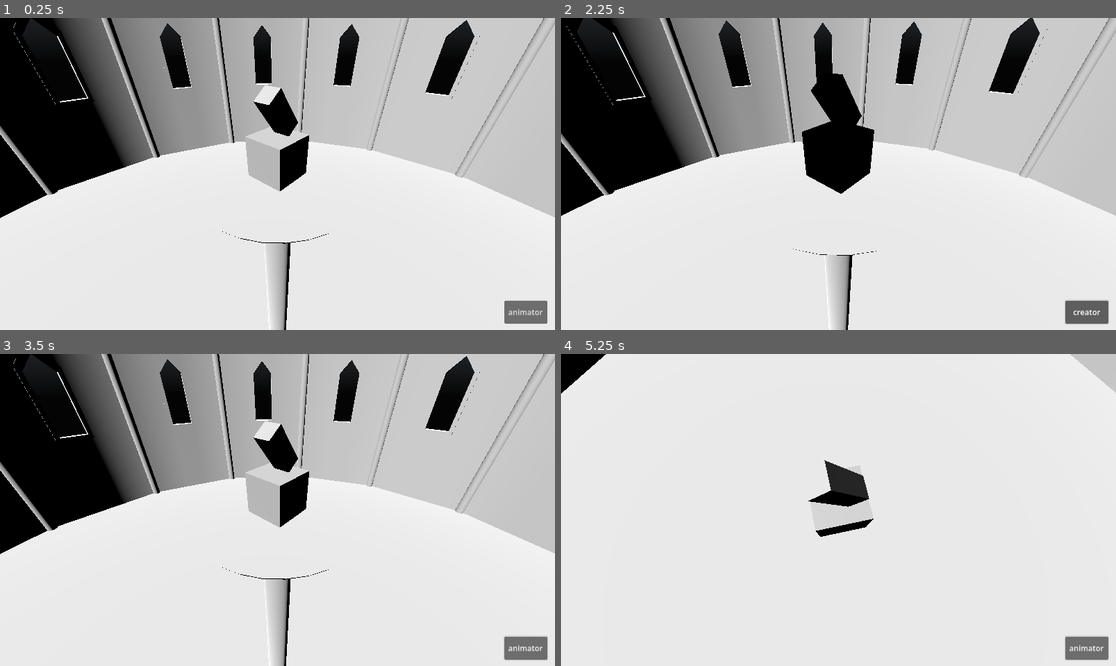
Above: before the commit, frames 1-4 (two rows, left to right).
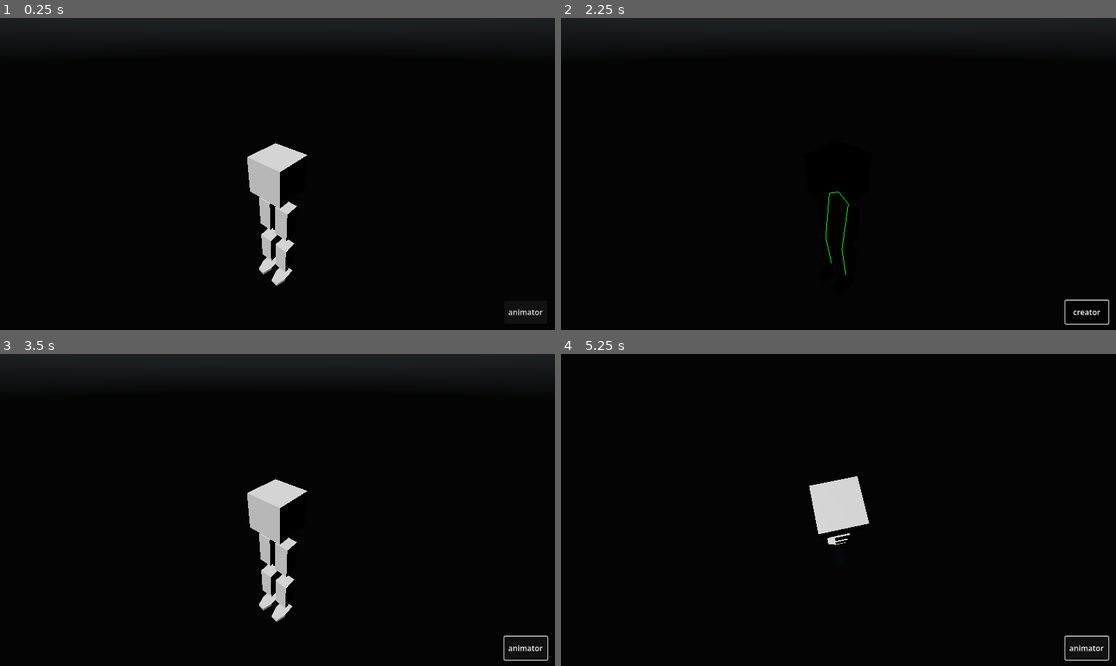
Above: after the commit, the same moments.

Repository: bigCodeArthur/Builder_rogue_like
Game: Godot game, scene res://BuilderTest.tscn
Two runs of this game, one before a commit and one after it. Both use one fixed random seed, a clock stepped at 60 frames per second and the inputs below. A sky picture missing from this copy of the repository is replaced by a grey-blue gradient.
Inputs (mouse positions are in pixels of both pictures, inside the frame that each line leads up to):
- Up to frame 1 (0.25 s): no input
- Up to frame 2 (2.25 s): click "animator" at 0.5 s; click "creator" at 1.25 s; tap Enter (ui_accept) at 2 s; move the mouse to (960, 158) at 2.02 s; hold Right (ui_right) from 2.03 s (still down); tap Mouse wheel up (zoom_in) at 2.1 s
- Up to frame 3 (3.5 s): tap Enter (ui_accept) at 2.27, 2.75, 3.02 s; tap Mouse wheel down (zoom_out) at 2.3, 2.85 s; move the mouse to (166, 525) at 2.77 s; release Right (ui_right) at 2.78 s; hold Down (ui_down) from 2.78 s (still down); tap Mouse wheel up (zoom_in) at 3.05 s
- Up to frame 4 (5.25 s): tap Enter (ui_accept) at 3.5, 4.25, 4.52, 5 s; move the mouse to (894, 441) at 3.52 s; release Down (ui_down) at 3.53 s; hold Right (ui_right) 3.53-4.28 s; hold Middle mouse button (cam_move) 3.53-4.28 s; tap Mouse wheel down (zoom_out) at 3.8 s; move the mouse to (832, 516) at 4.27 s; hold Up (ui_up) 4.28-5.03 s; tap Shift (shift) at 4.35 s; tap Mouse wheel up (zoom_in) at 4.55, 5.1 s; move the mouse to (1005, 556) at 5.02 s; hold Left (ui_left) from 5.03 s (still down)

The runs differ from the first frame. In frame 1, 86% of the frame differs, in the area x 0-100%, y 0-100%; in frame 2, 85%; in frame 3, 86%; in frame 4, 98%.

Commit message:
feature: baking now creates a usable skeleton for the baked mesh

Diff:
--- a/Base_creation_material.tres
+++ b/Base_creation_material.tres
@@ -4,6 +4,6 @@
 vertex_color_use_as_albedo = true
 vertex_color_is_srgb = true
 metallic = 1.0
-roughness = 0.0
+roughness = 0.1
 clearcoat_enabled = true
-clearcoat_roughness = 0.0
+clearcoat_roughness = 0.1
--- a/BuilderTest.tscn
+++ b/BuilderTest.tscn
@@ -3,12 +3,18 @@
 [ext_resource type="Script" uid="uid://5tsxj2gavqfn" path="res://classes/Baker.gd" id="1_e6v0q"]
 [ext_resource type="Script" uid="uid://buqkdsglachok" path="res://classes/Creator.gd" id="2_j1vrw"]
 [ext_resource type="PackedScene" uid="uid://cmbxadjn6kp3" path="res://gltfs/Untitled2.gltf" id="2_ml37p"]
-[ext_resource type="Script" uid="uid://cnubn2qlk5sw" path="res://camera_3d.gd" id="2_t1fpa"]
-[ext_resource type="PackedScene" uid="uid://bkrltcif54ujh" path="res://gltfs/Untitled.gltf" id="3_j1vrw"]
+[ext_resource type="PackedScene" uid="uid://buremw4pnhd7t" path="res://editor_camera.tscn" id="3_1edov"]
 [ext_resource type="PackedScene" uid="uid://ckufxi4lvaifi" path="res://gltfs/editor_space.tscn" id="4_1edov"]
 [ext_resource type="Script" uid="uid://olorsgowbwgq" path="res://Target.gd" id="6_e6v0q"]
 [ext_resource type="Texture2D" uid="uid://bfx12selscvgq" path="res://textures/citrus_orchard_puresky_2k.exr" id="6_vfkme"]
+[ext_resource type="Script" uid="uid://do6m5yn4i3cnt" path="res://classes/Segment.gd" id="7_ig0lx"]
 [ext_resource type="Script" uid="uid://bq5hx04k73p15" path="res://mode_switch.gd" id="8_t1fpa"]
+[ext_resource type="PackedScene" uid="uid://bkrltcif54ujh" path="res://gltfs/Untitled.gltf" id="9_ig0lx"]
+[ext_resource type="Script" uid="uid://ck7go7jvhpbl7" path="res://classes/Joint.gd" id="9_lhyfd"]
+[ext_resource type="PackedScene" uid="uid://isxwnl043pgb" path="res://gltfs/Untitled.glb" id="10_13nik"]
+[ext_resource type="Script" uid="uid://cfucm2evixoqa" path="res://skeleton_renderer.gd" id="13_noffw"]
+
+[sub_resource type="PlaceholderMesh" id="PlaceholderMesh_k7vup"]
 
 [sub_resource type="PanoramaSkyMaterial" id="PanoramaSkyMaterial_e6v0q"]
 panorama = ExtResource("6_vfkme")
@@ -25,13 +31,19 @@
 ssao_intensity = 16.0
 ssao_power = 0.36222616
 ssao_horizon = 0.65
-ssil_enabled = true
 glow_enabled = true
 volumetric_fog_albedo = Color(0.8586553, 0.9953875, 0.9391962, 1)
 
 [sub_resource type="WorldBoundaryShape3D" id="WorldBoundaryShape3D_e6v0q"]
 
+[sub_resource type="PlaceholderMesh" id="PlaceholderMesh_ig0lx"]
+
 [node name="Main" type="Node3D" unique_id=1595056590]
+
+[node name="BoneRenderer" type="MeshInstance3D" parent="." unique_id=1584425700 node_paths=PackedStringArray("skltn")]
+mesh = SubResource("PlaceholderMesh_k7vup")
+script = ExtResource("13_noffw")
+skltn = NodePath("../Target/Skeleton3D")
 
 [node name="Baker" type="Node" parent="." unique_id=953020490 node_paths=PackedStringArray("creator", "target")]
 script = ExtResource("1_e6v0q")
@@ -45,22 +57,17 @@
 [node name="DirectionalLight3D" type="DirectionalLight3D" parent="Environment" unique_id=1930909081]
 transform = Transform3D(1, 0, 0, 0, 0.5863724, 0.8100416, 0, -0.8100416, 0.5863724, 0, 0, 12.670316)
 
-[node name="Pivot_y" type="Node3D" parent="Environment" unique_id=305353108]
-transform = Transform3D(0.7547096, 0, 0.656059, 0, 1, 0, -0.656059, 0, 0.7547096, 0, 0, 0)
-
-[node name="Pivot_x" type="Node3D" parent="Environment/Pivot_y" unique_id=1101434984]
-transform = Transform3D(1, 0, 0, 0, 0.83867055, 0.54463905, 0, -0.54463905, 0.83867055, 0, 0, 0)
-
-[node name="Camera3D" type="Camera3D" parent="Environment/Pivot_y/Pivot_x" unique_id=1353930547]
-transform = Transform3D(1, 0, 0, 0, 1, 0, 0, 0, 1, 0, 0, 10)
-script = ExtResource("2_t1fpa")
-
-[node name="StaticBody3D" type="StaticBody3D" parent="Environment" unique_id=756412017]
-
-[node name="CollisionShape3D" type="CollisionShape3D" parent="Environment/StaticBody3D" unique_id=1903640723]
+[node name="Editor_camera" parent="Environment" unique_id=293338761 node_paths=PackedStringArray("baker", "editor_space") instance=ExtResource("3_1edov")]
+baker = NodePath("../../Baker")
+editor_space = NodePath("../editor_space")
+
+[node name="GroundPlane" type="StaticBody3D" parent="Environment" unique_id=756412017]
+
+[node name="CollisionShape3D" type="CollisionShape3D" parent="Environment/GroundPlane" unique_id=1903640723]
 shape = SubResource("WorldBoundaryShape3D_e6v0q")
 
 [node name="editor_space" parent="Environment" unique_id=283607448 instance=ExtResource("4_1edov")]
+visible = false
 
 [node name="Target" type="Node3D" parent="." unique_id=1691935409]
 transform = Transform3D(1, 0, 0, 0, 1, 0, 0, 0, 1, 0, 100, 0)
@@ -68,17 +75,110 @@
 
 [node name="Skeleton3D" type="Skeleton3D" parent="Target" unique_id=1096565119]
 
-[node name="Target_mesh" type="MeshInstance3D" parent="Target/Skeleton3D" unique_id=1210599835]
+[node name="Mesh" type="MeshInstance3D" parent="Target/Skeleton3D" unique_id=1210599835]
 transform = Transform3D(0.99999994, 0, 0, 0, 1, 0, 0, 0, 0.99999994, 0, 0, 0)
+mesh = SubResource("PlaceholderMesh_ig0lx")
+
+[node name="Algo" type="FABRIK3D" parent="Target/Skeleton3D" unique_id=982279171]
+
+[node name="BoneAttachment3D" type="BoneAttachment3D" parent="Target/Skeleton3D" unique_id=969007155]
 
 [node name="creator" type="Node3D" parent="." unique_id=1933058923]
 script = ExtResource("2_j1vrw")
 
-[node name="Untitled2" parent="creator" unique_id=2094855226 instance=ExtResource("2_ml37p")]
-transform = Transform3D(1, 0, 0, 0, 0.7993492, -0.6008668, 0, 0.6008668, 0.7993492, 0, 3, 0)
-
-[node name="Untitled" parent="creator" unique_id=2077244224 instance=ExtResource("3_j1vrw")]
-transform = Transform3D(1, 0, 0, 0, 1, 0, 0, 0, 1, 0, 1, 0)
+[node name="CorePivot" type="Node3D" parent="creator" unique_id=1334086726]
+transform = Transform3D(1, 0, 0, 0, 1, 0, 0, 0, 1, 0, 6.8, 0)
+script = ExtResource("9_lhyfd")
+metadata/_custom_type_script = "uid://ck7go7jvhpbl7"
+
+[node name="lower_body" type="Node" parent="creator" unique_id=1449885389 node_paths=PackedStringArray("parent_joint")]
+script = ExtResource("7_ig0lx")
+parent_joint = NodePath("../CorePivot")
+type = 3
+metadata/_custom_type_script = "uid://do6m5yn4i3cnt"
+
+[node name="Untitled" parent="creator/lower_body" unique_id=771146992 instance=ExtResource("9_ig0lx")]
+transform = Transform3D(1, 0, 0, 0, 1, 0, 0, 0, 1, 0, 7.8, 0)
+
+[node name="Joint_right" type="Node3D" parent="creator/lower_body" unique_id=1479837671]
+transform = Transform3D(1, 0, 0, 0, 1, 0, 0, 0, 1, -0.6, 6.4, 0)
+script = ExtResource("9_lhyfd")
+metadata/_custom_type_script = "uid://ck7go7jvhpbl7"
+
+[node name="Joint_left" type="Node3D" parent="creator/lower_body" unique_id=1664412451]
+transform = Transform3D(1, 0, 0, 0, 1, 0, 0, 0, 1, 0.6, 6.4, 0)
+script = ExtResource("9_lhyfd")
+metadata/_custom_type_script = "uid://ck7go7jvhpbl7"
+
+[node name="Right" type="Node" parent="creator" unique_id=916820169 node_paths=PackedStringArray("parent_joint")]
+script = ExtResource("7_ig0lx")
+parent_joint = NodePath("../lower_body/Joint_right")
+metadata/_custom_type_script = "uid://do6m5yn4i3cnt"
+
+[node name="Untitled" parent="creator/Right" unique_id=1831973438 instance=ExtResource("2_ml37p")]
+transform = Transform3D(1, 0, 0, 0, 0.99999976, 0, 0, 0, 0.99999976, -0.6, 4.999999, 0)
+
+[node name="Joint" type="Node3D" parent="creator/Right" unique_id=718341436]
+transform = Transform3D(1, 0, 0, 0, 1, 0, 0, 0, 1, -0.6, 3.5000002, 0.4)
+script = ExtResource("9_lhyfd")
+metadata/_custom_type_script = "uid://ck7go7jvhpbl7"
+
+[node name="Left" type="Node" parent="creator" unique_id=638920956 node_paths=PackedStringArray("parent_joint")]
+script = ExtResource("7_ig0lx")
+parent_joint = NodePath("../lower_body/Joint_left")
+metadata/_custom_type_script = "uid://do6m5yn4i3cnt"
+
+[node name="Untitled" parent="creator/Left" unique_id=1517952868 instance=ExtResource("2_ml37p")]
+transform = Transform3D(1, 0, 0, 0, 0.99999994, 0, 0, 0, 0.99999994, 0.6, 5, 0)
+
+[node name="Joint" type="Node3D" parent="creator/Left" unique_id=436232723]
+transform = Transform3D(1, 0, 0, 0, 1, 0, 0, 0, 1, 0.6, 3.5000002, 0.4)
+script = ExtResource("9_lhyfd")
+metadata/_custom_type_script = "uid://ck7go7jvhpbl7"
+
+[node name="Right2" type="Node" parent="creator" unique_id=1668320607 node_paths=PackedStringArray("parent_joint")]
+script = ExtResource("7_ig0lx")
+parent_joint = NodePath("../Right/Joint")
+metadata/_custom_type_script = "uid://do6m5yn4i3cnt"
+
+[node name="Untitled" parent="creator/Right2" unique_id=1142334357 instance=ExtResource("2_ml37p")]
+transform = Transform3D(1, 0, 0, 0, 0.99999976, 0, 0, 0, 0.99999976, -0.6, 2, 0)
+
+[node name="Joint" type="Node3D" parent="creator/Right2" unique_id=2018910713]
+transform = Transform3D(1, 0, 0, 0, 1, 0, 0, 0, 1, -0.6, 0.60000014, 0)
+script = ExtResource("9_lhyfd")
+metadata/_custom_type_script = "uid://ck7go7jvhpbl7"
+
+[node name="Left2" type="Node" parent="creator" unique_id=457219000 node_paths=PackedStringArray("parent_joint")]
+script = ExtResource("7_ig0lx")
+parent_joint = NodePath("../Left/Joint")
+metadata/_custom_type_script = "uid://do6m5yn4i3cnt"
+
+[node name="Untitled" parent="creator/Left2" unique_id=1243563208 instance=ExtResource("2_ml37p")]
+transform = Transform3D(1, 0, 0, 0, 0.99999994, 0, 0, 0, 0.99999994, 0.6, 2, 0)
+
+[node name="Joint" type="Node3D" parent="creator/Left2" unique_id=626924174]
+transform = Transform3D(1, 0, 0, 0, 1, 0, 0, 0, 1, 0.6, 0.60000014, 0)
+script = ExtResource("9_lhyfd")
+metadata/_custom_type_script = "uid://ck7go7jvhpbl7"
+
+[node name="Right_foot" type="Node" parent="creator" unique_id=1596948768 node_paths=PackedStringArray("parent_joint")]
+script = ExtResource("7_ig0lx")
+parent_joint = NodePath("../Right2/Joint")
+type = 2
+metadata/_custom_type_script = "uid://do6m5yn4i3cnt"
+
+[node name="Untitled" parent="creator/Right_foot" unique_id=1798361034 instance=ExtResource("10_13nik")]
+transform = Transform3D(1, 0, 0, 0, 1, 0, 0, 0, 1, -0.6, 0, 0)
+
+[node name="Left_foot" type="Node" parent="creator" unique_id=247975622 node_paths=PackedStringArray("parent_joint")]
+script = ExtResource("7_ig0lx")
+parent_joint = NodePath("../Left2/Joint")
+type = 2
+metadata/_custom_type_script = "uid://do6m5yn4i3cnt"
+
+[node name="Untitled" parent="creator/Left_foot" unique_id=953304348 instance=ExtResource("10_13nik")]
+transform = Transform3D(1, 0, 0, 0, 1, 0, 0, 0, 1, 0.6, 0, 0)
 
 [node name="UI" type="Control" parent="." unique_id=1276930379]
 layout_mode = 3
@@ -103,5 +203,5 @@
 text = "animator"
 script = ExtResource("8_t1fpa")
 
-[connection signal="toggled" from="UI/ModeSwitch" to="Environment/Pivot_y/Pivot_x/Camera3D" method="_on_mode_switch_toggled"]
+[connection signal="toggled" from="UI/ModeSwitch" to="Environment/Editor_camera" method="_on_mode_switch_toggled"]
 [connection signal="toggled" from="UI/ModeSwitch" to="UI/ModeSwitch" method="_on_toggled"]
--- a/Target.gd
+++ b/Target.gd
@@ -1,12 +1,8 @@
 class_name Target extends Node3D
 
-@onready var mesh: MeshInstance3D = $Skeleton3D/Target_mesh
+@onready var mesh: MeshInstance3D = $Skeleton3D/Mesh
 @onready var skeleton: Skeleton3D = $Skeleton3D
 
 
-func set_mesh(value : Mesh) -> void:
-	mesh.mesh = value
-
-
-func get_mesh() -> Mesh:
-	return mesh.mesh
+func set_mesh(value : Mesh) -> void: mesh.mesh = value
+func get_mesh() -> Mesh: return mesh.mesh
--- a/camera_3d.gd
+++ b/camera_3d.gd
@@ -1,4 +1,4 @@
-extends Camera3D
+extends Node3D
 
 var MOUSE_SENSITIVITY = 0.005
 var creator_pos := Vector3.ZERO
@@ -6,15 +6,18 @@
 var cam_move : bool = false
 var cam_pan : bool = false
 
-@onready var editor_space: Node3D = $"../../../editor_space"
-@onready var pivot_y: Node3D = $"../.."
-@onready var pivot_x: Node3D = $".."
-@onready var baker: Baker = $"../../../../Baker"
+@export var baker: Baker
+@export var editor_space: Node3D
+
+@onready var camera: Camera3D = $Pivot_x/Camera3D
+@onready var pivot_y: Node3D  = self
+@onready var pivot_x: Node3D  = $Pivot_x
 
 
 func _ready() -> void:
 	pivot_y.position = creator_pos
 	editor_space.position = creator_pos
+
 
 func _process(_delta: float) -> void:
 	if Input.is_action_pressed("cam_move"):
@@ -28,9 +31,9 @@
 	if Input.is_action_pressed("shift"): cam_pan = true
 	else: cam_pan = false
 
-	if Input.is_action_just_pressed("zoom_in"):  position.z -= 1
-	if Input.is_action_just_pressed("zoom_out"): position.z += 1
-	position.z = clamp(position.z, 5, 30)
+	if Input.is_action_just_pressed("zoom_in"):  camera.position.z -= 1
+	if Input.is_action_just_pressed("zoom_out"): camera.position.z += 1
+	camera.position.z = clamp(camera.position.z, 5, 30)
 
 
 func _input(event: InputEvent) -> void:
--- a/classes/Baker.gd
+++ b/classes/Baker.gd
@@ -3,98 +3,83 @@
 const BASE_CREATION_MATERIAL = preload("uid://brvlbsaj0tib6")
 
 var dt : MeshDataTool = MeshDataTool.new()
-var st : SurfaceTool = SurfaceTool.new()
+var st : SurfaceTool  = SurfaceTool.new()
 
-@export var creator : Creator
-@export var target : Target
+## creator is a node that allows the player to create a creation.
+@export var creator: Creator
+
+## here is where the player created creation will be baked to as mesh with skeleton.
+@export var target: Target
 
 @onready var target_skeleton : Skeleton3D = $"../Target/Skeleton3D"
-@onready var target_mesh: MeshInstance3D = $"../Target/Skeleton3D/Target_mesh"
-
-
-class Segment extends Object:
-	var meshes: Array[Mesh]
-	var transforms: Array[Transform3D]
-
-	static func from_mesh_instances(mesh_instances: Array[MeshInstance3D]) -> Segment:
-		var segment : Segment = new()
-
-		for instance in mesh_instances:
-			if instance is MeshInstance3D and not instance.mesh == null:
-				segment.append(instance.mesh, instance.global_transform)
-
-		return segment
-
-	func _init(in_meshes: Array[Mesh] = [], in_transforms: Array[Transform3D] = []) -> void:
-		meshes = in_meshes
-		transforms = in_transforms
-
-	func append(m: Mesh, t: Transform3D) -> void:
-		meshes.append(m)
-		transforms.append(t)
-
-	func size() -> int:
-		return min(meshes.size(), transforms.size())
+@onready var target_mesh     : MeshInstance3D = $"../Target/Skeleton3D/Mesh"
+@onready var target_algo     : FABRIK3D = $"../Target/Skeleton3D/Algo"
 
 
 func bake() -> void:
-	bake_each_segment()
+	var baked_mesh := ArrayMesh.new()
+	var segments: Array[Segment] = [creator.get_node("lower_body")]
 
-
-func bake_each_segment() -> void:
-	var baked_mesh := ArrayMesh.new()
 	target_skeleton.clear_bones()
 	st.begin(Mesh.PRIMITIVE_TRIANGLES)
 
-	for segment_node in [creator]: # TODO: get all segment nodes.
-		var bone_id := target_skeleton.add_bone("first_bone_baby!!!")
-		target_skeleton.set_bone_global_pose(bone_id, creator.transform)
-		target_skeleton.set_bone_parent(bone_id, bone_id - 1)
-		var mesh_instances := get_segment_mesh_instances(segment_node)
-		var segment := Segment.from_mesh_instances(mesh_instances)
+	for child in creator.get_children():
+		if not child is Segment:
+			continue
+
+		var segment := child as Segment
+		var HAND = segment.Type.HAND
+		var FOOT = segment.Type.FOOT
+
+		if segment.type == HAND or segment.type == FOOT:
+			segments.append_array(segment.get_limb())
+
+	for i in segments.size():
+		segments[i].bone_id = i
+
+	for segment in segments:
+		var bone_id := target_skeleton.add_bone(segment.name)
+		target_skeleton.set_bone_parent(bone_id, segment.get_bone_parent())
+		target_skeleton.set_bone_global_pose(bone_id, segment.get_parent_transform())
 		baked_mesh = segment_to_mesh_with_bone(baked_mesh, segment, bone_id)
 
 	target.set_mesh(baked_mesh)
 	Helper.save_as_gltf(target)
 
 
-func get_segment_mesh_instances(segment: Node3D) -> Array[MeshInstance3D]:
-	var mesh_instances: Array[MeshInstance3D]
-	#TODO: get all piece nodes, not children of other segments.
-	mesh_instances.assign(segment.find_children("", "MeshInstance3D", true, false))
-	return mesh_instances
-
-
 func segment_to_mesh_with_bone(mesh: ArrayMesh, segment: Segment, bone: int) -> ArrayMesh:
 	var offset := creator.global_transform.affine_inverse()
-
-	for m in segment.size():
-		bake_mesh_to_bone(segment.meshes[m], segment.transforms[m], bone, offset)
-
+	for part in segment.size():
+		bake_mesh_to_bone(
+			segment.meshes[part],
+			bone,
+			segment.transforms[part],
+			offset
+		)
 	st.generate_tangents()
 	return st.commit(mesh)
 
 
 func bake_mesh_to_bone(
 	mesh: Mesh,
-	transform: Transform3D,
 	bone: int,
-	offset: Transform3D
+	transform: Transform3D = Transform3D.IDENTITY,
+	offset: Transform3D = Transform3D.IDENTITY
 ) -> void:
 	var position_offset := offset * transform
 	var normal_offset := position_offset.basis.inverse().transposed()
 
-	dt.create_from_surface(mesh as ArrayMesh, 0)
+	dt.create_from_surface(mesh, 0)
 	st.set_material(BASE_CREATION_MATERIAL)
 
-	for face in dt.get_face_count(): for corner_index in 3: # for all faces and verts.
+	for face in dt.get_face_count(): for corner_index in 3: # for all faces and their verts.
 		var vert := dt.get_face_vertex(face, corner_index)
 		var new_normal := normal_offset * dt.get_vertex_normal(vert)
 		var new_vertex := position_offset * dt.get_vertex(vert)
 
-		st.set_color(Color(0.436, 0.123, 0.124, 1))
+		st.set_color(Color(0.745, 0.745, 1.257, 1.0))
 		st.set_bones(PackedInt32Array([bone, 0, 0, 0]))
-		st.set_weights(PackedFloat32Array([1, 0, 0, 0]))
+		st.set_weights(PackedFloat32Array([1.0, 0.0, 0.0, 0.0]))
 		st.set_uv(dt.get_vertex_uv(vert))
 		st.set_normal(new_normal.normalized())
 		st.add_vertex(new_vertex)
--- a/classes/Helper.gd
+++ b/classes/Helper.gd
@@ -1,6 +1,4 @@
 class_name Helper extends Object
-##
-
 
 static func save_as_gltf(t: Node3D) -> void:
 	var gltf_doc = GLTFDocument.new()
--- a/classes/Joint.gd
+++ b/classes/Joint.gd
@@ -1,8 +1,4 @@
-class_name Joint extends Piece
+class_name Joint extends Node3D
 
-@export var bone_name : String
-
-func nextJoints() -> Array[Joint]:
-	var output : Array[Joint] = []
-	for child in get_children(): if child is Joint: output.append(child)
-	return output
+func get_parent_segment() -> Segment:
+	return get_parent() as Segment
--- /dev/null
+++ b/classes/Segment.gd
@@ -0,0 +1,56 @@
+class_name Segment extends Node
+
+enum Type {LIMB, HAND, FOOT, LOWER_BODY, UPPER_BODY}
+
+@export var parent_joint: Joint
+@export var type: Type
+
+var meshes     : Array[Mesh]
+var transforms : Array[Transform3D]
+var bone_id    : int = -1
+
+
+func _ready() -> void:
+	var mesh_instances: Array[MeshInstance3D]
+	mesh_instances.assign(find_children("", "MeshInstance3D", true, false))
+
+	for instance in mesh_instances:
+		if instance is MeshInstance3D and not instance.mesh == null:
+			append(instance.mesh, instance.global_transform)
+
+
+func append(mesh: Mesh, transform: Transform3D) -> void:
+	meshes.append(mesh)
+	transforms.append(transform)
+
+
+func size() -> int:
+	return min(meshes.size(), transforms.size())
+
+
+func get_parent_transform() -> Transform3D:
+	if parent_joint: return parent_joint.global_transform
+	else:
+
+		return Transform3D.IDENTITY
+
+
+func get_bone_parent() -> int:
+	if parent_joint.get_parent() is Segment: return parent_joint.get_parent().bone_id
+	else: return -1
+
+
+func get_limb() -> Array[Segment]:
+	var segment: Segment = self
+	var limb: Array[Segment] = []
+
+	var LB = segment.Type.LOWER_BODY
+	var UB = segment.Type.UPPER_BODY
+
+	while not segment.type == LB or segment.type == UB:
+		limb.append(segment)
+		if not parent_joint: break # in case of floating limb
+		segment = segment.parent_joint.get_parent_segment()
+
+	limb.reverse()
+	return limb
--- /dev/null
+++ b/editor_camera.tscn
@@ -0,0 +1,13 @@
+[gd_scene format=3 uid="uid://buremw4pnhd7t"]
+
+[ext_resource type="Script" uid="uid://cnubn2qlk5sw" path="res://camera_3d.gd" id="1_coxlx"]
+
+[node name="Pivot_y" type="Node3D" unique_id=293338761]
+transform = Transform3D(0.7547096, 0, 0.656059, 0, 1, 0, -0.656059, 0, 0.7547096, 0, 0, 0)
+script = ExtResource("1_coxlx")
+
+[node name="Pivot_x" type="Node3D" parent="." unique_id=1408312865]
+transform = Transform3D(1, 2.9802322e-08, 2.9802322e-08, 0, 0.83867055, 0.54463905, 0, -0.5446391, 0.83867055, 0, 7.8, 0)
+
+[node name="Camera3D" type="Camera3D" parent="Pivot_x" unique_id=1095254703]
+transform = Transform3D(1, 0, 0, 0, 1, 0, 0, 0, 1, 0, 0, 10)
--- a/gltfs/editor_space.tscn
+++ b/gltfs/editor_space.tscn
@@ -4,14 +4,8 @@
 
 [node name="editor_space" unique_id=283607448 instance=ExtResource("1_nhd6v")]
 
-[node name="floor" parent="." index="0" unique_id=331198440]
+[node name="floor" parent="." index="0" unique_id=2092147549]
 layers = 2
 
-[node name="walls" parent="." index="1" unique_id=119732465]
+[node name="walls" parent="." index="1" unique_id=203317471]
 layers = 2
-
-[node name="ReflectionProbe" type="ReflectionProbe" parent="walls" index="0" unique_id=280995144]
-transform = Transform3D(1, -2.980232e-08, 2.9802322e-08, 2.9802322e-08, 1, -5.9604645e-08, -2.9802322e-08, 5.9604645e-08, 1, 0, 30.17, 0)
-size = Vector3(150, 128.20557, 150)
-origin_offset = Vector3(0, -26.69, 0)
-cull_mask = 1048574
--- a/project.godot
+++ b/project.godot
@@ -12,7 +12,7 @@
 
 config/name="builder_rogue_like"
 run/main_scene="uid://b4qbi5wo2o4g2"
-config/features=PackedStringArray("4.6", "Forward Plus")
+config/features=PackedStringArray("4.7", "Forward Plus")
 config/icon="res://icon.svg"
 
 [filesystem]
--- /dev/null
+++ b/skeleton_renderer.gd
@@ -0,0 +1,36 @@
+extends MeshInstance3D
+
+@export var skltn: Skeleton3D
+@export var line_color: Color = Color.GREEN
+
+var immediate_mesh := ImmediateMesh.new()
+var material := ORMMaterial3D.new()
+
+func _ready():
+	mesh = immediate_mesh
+
+	material.shading_mode = BaseMaterial3D.SHADING_MODE_UNSHADED
+	material.albedo_color = line_color
+	material.vertex_color_use_as_albedo = true
+	material.no_depth_test = true
+
+	material_override = material
+
+
+func _physics_process(_delta):
+	if skltn == null or skltn.get_bone_count() == 0: return
+
+	immediate_mesh.clear_surfaces()
+	immediate_mesh.surface_begin(Mesh.PRIMITIVE_LINES)
+
+	for bone in skltn.get_bone_count():
+		var parent := skltn.get_bone_parent(bone)
+		if parent == -1: continue
+		var bone_transform := skltn.global_transform * skltn.get_bone_global_pose(bone)
+		var parent_transform := skltn.global_transform * skltn.get_bone_global_pose(parent)
+
+		immediate_mesh.surface_set_color(line_color)
+		immediate_mesh.surface_add_vertex(parent_transform.origin)
+		immediate_mesh.surface_add_vertex(bone_transform.origin)
+
+	immediate_mesh.surface_end()
Not shown, added: classes/Segment.gd.uid
Binary file added: gltfs/Untitled.glb
Not shown, added: gltfs/Untitled.glb.import
Not shown, added: skeleton_renderer.gd.uid
